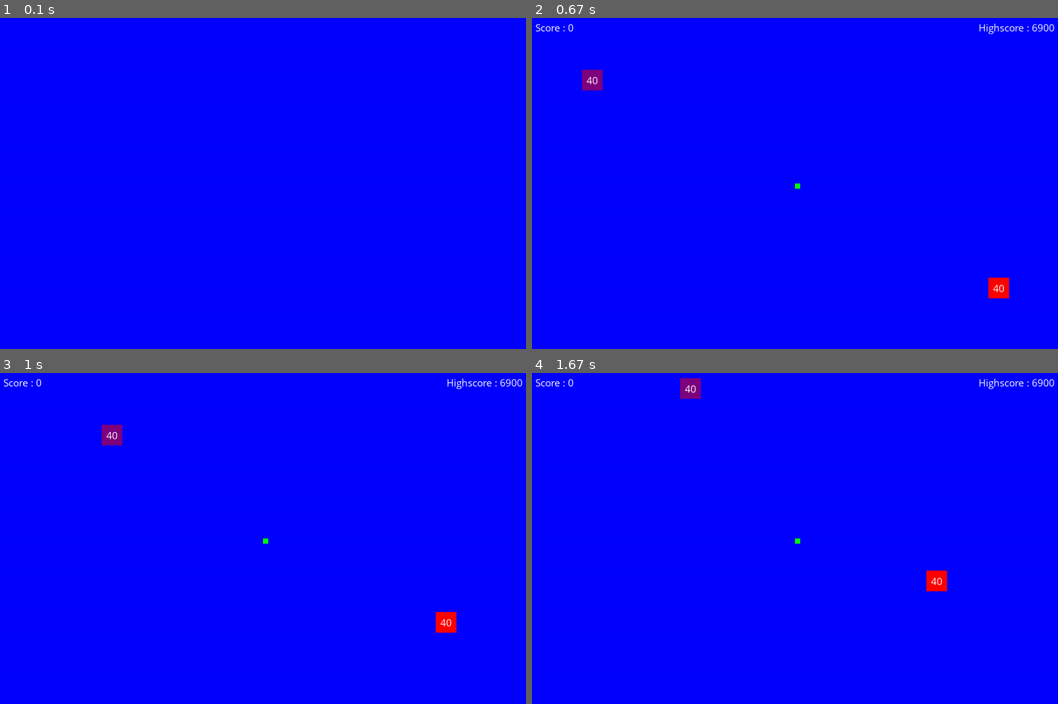
Above: before the commit, frames 1-4 (two rows, left to right).
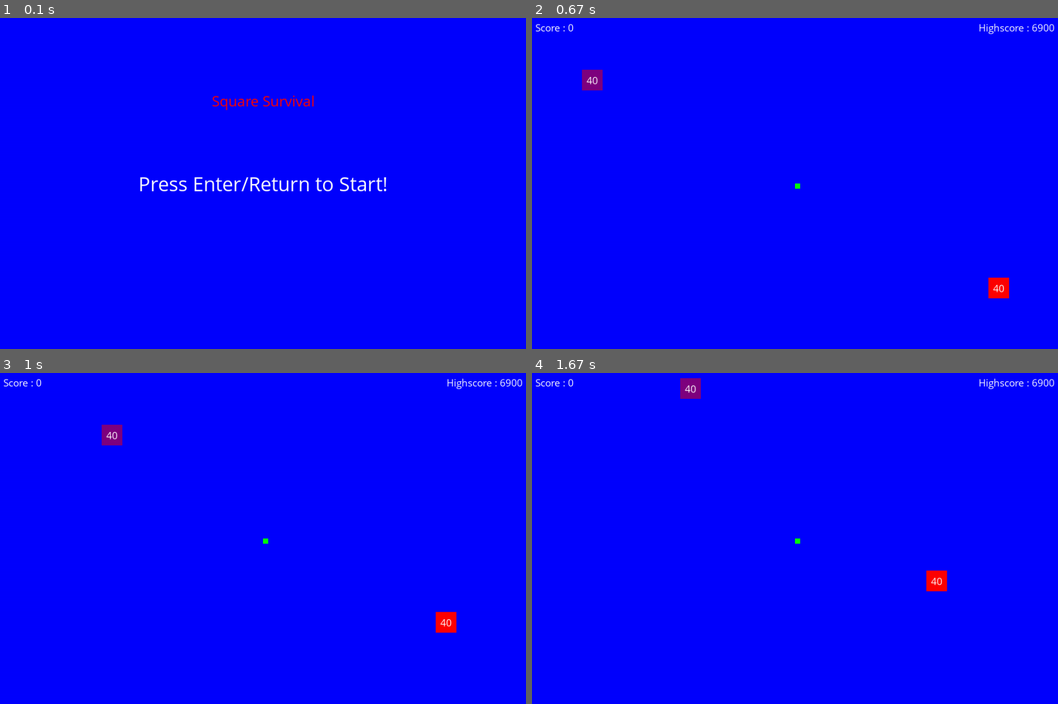
Above: after the commit, the same moments.

Repository: Isopod00/Pygame-Project
Game: pygame game, started from Game/game.py
The game is run twice, just before and just after one commit, with the same random seed, the same clock (stepped at 60 frames per second) and the same inputs.
Inputs:
- Up to frame 1 (0.1 s): no input
- Up to frame 2 (0.67 s): tap Enter at 0.33 s
- Up to frame 3 (1 s): hold Right from 0.67 s (still down)
- Up to frame 4 (1.67 s): release Right at 1.13 s; hold Up 1.17-1.47 s; hold Right from 1.5 s (still down)

The runs differ from the first frame. In frame 1, 1.0% of the frame differs, in the area x 26-74%, y 23-53%; in frame 2, nothing differs; in frame 3, nothing differs; in frame 4, nothing differs.

Commit message:
Improve game_over screen & main_menu screen

Diff:
--- a/Game/game.py
+++ b/Game/game.py
@@ -104,7 +104,9 @@
   if(score > highscore):
     save_object(score)
 
-  ## Display the player's final score to the screen
+  WINDOW.fill(blue) ## Fill the screen blue and display only the necessary info ##
+  display_text(white, 'comicsansms', 20, f'Score : {score}', 'topleft', (10, 5))
+  display_text(white, 'comicsansms', 20, f'Highscore : {highscore}', 'topright', (WINDOW_WIDTH-10, 5))
   display_text(white, 'comicsansms', 50, f'Your Final Score is : {score}', 'center', (WINDOW_WIDTH/2, WINDOW_HEIGHT/4))
   pygame.display.flip()
 
@@ -125,6 +127,9 @@
 
   while in_menu:
     WINDOW.fill(blue) ## Fill the background with a specified color
+    display_text(red, 'comicsansms', 30, 'Square Survival', 'center', (WINDOW_WIDTH/2, WINDOW_HEIGHT/4))
+    display_text(white, 'comicsansms', 40, 'Press Enter/Return to Start!', 'center', (WINDOW_WIDTH/2, WINDOW_HEIGHT/2))
+
     for event in pygame.event.get():
             if event.type==pygame.QUIT:
                 pygame.quit()
